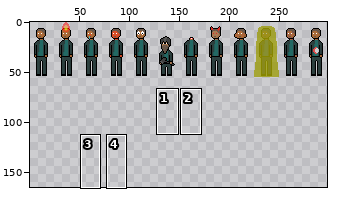
Sprite sheet -- assets/male.png. The first picture is a wide view before the edit; the outline marks the close-up.
Close-up. Before the commit:
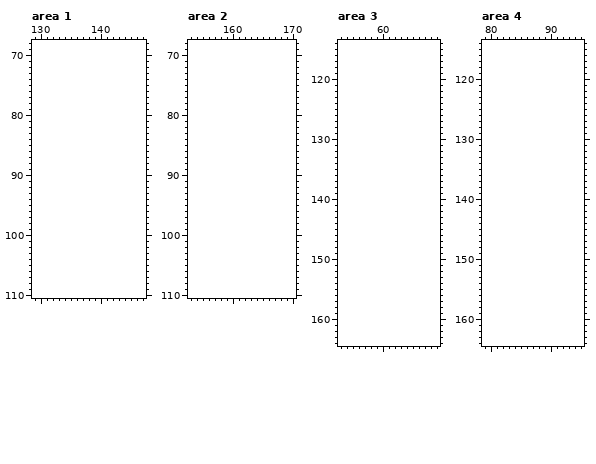
The file is 300x55 pixels. Pixels under 10% opacity are left out. Colours within 5 levels of each other are drawn and written as one. Shown: area 1: x 129..147, y 68..110; area 2: x 153..170, y 68..110; area 3: x 53..69, y 114..164; area 4: x 79..95, y 114..164. The old version is drawn lined up with the new one, on the new canvas. The wide view leaves out empty margins. The commit also changed other parts of the picture, which this record leaves out.
Now the later version:
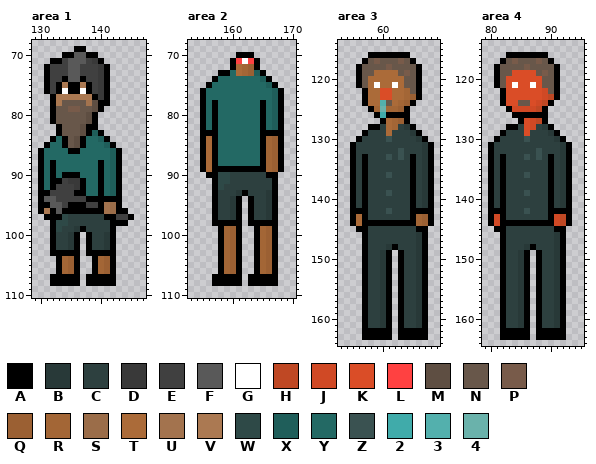
Palette (. is transparent): A #000000  B #283938  C #2d403f  D #393939  E #404040  F #595959  G #ffffff  H #bf4824  J #d04925  K #da4d27  L #ff4141  M #5e4e42  N #68574a  P #785b4a  Q #9b6033  R #a36636  S #9b6d49  T #ab6b39  U #a3734e  V #ab7952  W #2e4947  X #1f5e5a  Y #236964  Z #3a5251  2 #40abaa  3 #53b0ad  4 #6ab2ab
Change:
canvas 300x55 -> 300x165
--- area 1
@@ x 129..147 @@
  68 ...................
- 69 ...................
- 70 ...................
- 71 ...................
- 72 ...................
- 73 ...................
- 74 ...................
- 75 ...................
- 76 ...................
- 77 ...................
- 78 ...................
- 79 ...................
- 80 ...................
- 81 ...................
- 82 ...................
- 83 ...................
- 84 ...................
- 85 ...................
- 86 ...................
- 87 ...................
- 88 ...................
- 89 ...................
- 90 ...................
- 91 ...................
- 92 ...................
- 93 ...................
- 94 ...................
- 95 ...................
- 96 ...................
- 97 ...................
- 98 ...................
- 99 ...................
-100 ...................
-101 ...................
-102 ...................
-103 ...................
-104 ...................
-105 ...................
-106 ...................
-107 ...................
-108 ...................
+ 69 .......AA..........
+ 70 .....AAFFAA........
+ 71 ...AAEFFFEDA.......
+ 72 ..AEEEFFEEEDA......
+ 73 ..AEEEFFEEEDA......
+ 74 ..AEEAFFAEEDA......
+ 75 ..AEAVAAVAEDA......
+ 76 ..AEAGAAGAEDA......
+ 77 ...AVVVVVVADA......
+ 78 ...AVNNNNUMAA......
+ 79 ...ANNPPNNMA.......
+ 80 ...ANNNNNMA........
+ 81 ...ANNNNNMA........
+ 82 ....ANNNMAA........
+ 83 ....ANNNMAXA.......
+ 84 ...AYANMAYYXA......
+ 85 ..AYYANMAYYYXA.....
+ 86 .AYYYYAAYYYYYXA....
+ 87 .AYYYYYYYYYYYXA....
+ 88 .AYAYYYYYYYAYXA....
+ 89 .AYAYYYYYYYAYXA....
+ 90 .AYAYAAAYYYAYXA....
+ 91 .AYAAEDDAYYAYXA....
+ 92 .AYAEEEDAYYAYXA....
+ 93 .AAEEEEAAYYAYXA....
+ 94 .AFFEEEEEAAAAAA....
+ 95 .AAFFEAAAEEAUSA....
+ 96 .AVAFAAAAAAAUSAA...
+ 97 ..AAAWCCCCCCAAEEA..
+ 98 ...AWWCCCCCCCAAA...
+ 99 ...AWCCBACCCCA.....
+100 ...ACCBA.ACCBA.....
+101 ...ACCBA.ACCBA.....
+102 ...ACCBA.ACCBA.....
+103 ...AAAAA.AAAAA.....
+104 ....ARQA..ARQA.....
+105 ....ARQA..ARQA.....
+106 ....ARQA..ARQA.....
+107 ...AAAAA.AAAAA.....
+108 ...AAAAA.AAAAA.....
 109 ...................
--- area 2
@@ x 153..170 @@
  69 ..................
- 70 ..................
- 71 ..................
- 72 ..................
- 73 ..................
- 74 ..................
- 75 ..................
- 76 ..................
- 77 ..................
- 78 ..................
- 79 ..................
- 80 ..................
- 81 ..................
- 82 ..................
- 83 ..................
- 84 ..................
- 85 ..................
- 86 ..................
- 87 ..................
- 88 ..................
- 89 ..................
- 90 ..................
- 91 ..................
- 92 ..................
- 93 ..................
- 94 ..................
- 95 ..................
- 96 ..................
- 97 ..................
- 98 ..................
- 99 ..................
-100 ..................
-101 ..................
-102 ..................
-103 ..................
-104 ..................
-105 ..................
-106 ..................
-107 ..................
-108 ..................
+ 70 ........AAA.......
+ 71 .......ALGLA......
+ 72 .......ATRQA......
+ 73 .....AAYTRQXA.....
+ 74 ....AYYYYYYYXA....
+ 75 ...AYYYYYYYYYXA...
+ 76 ..AYYYYYYYYYYYXA..
+ 77 ..AYYYYYYYYYYYXA..
+ 78 ..AYAYYYYYYYAYXA..
+ 79 ..AYAYYYYYYYAYXA..
+ 80 ..AYAYYYYYYYAYXA..
+ 81 ..AYAYYYYYYYAYXA..
+ 82 ..AYAYYYYYYYAYXA..
+ 83 ..AAAYYYYYYYAAAA..
+ 84 ..ATAYYYYYYYARQA..
+ 85 ..ATAYYYYYYYARQA..
+ 86 ..ATAYYYYYYYARQA..
+ 87 ..ATAYYYYYYYARQA..
+ 88 ..ATAYYYYYYYARQA..
+ 89 ..ATAAAAAAAAARQA..
+ 90 ...AAWWCCCCCCAA...
+ 91 ....AWWCCCCCCCA...
+ 92 ....AWCCCCCCCCA...
+ 93 ....ACCCBACCCBA...
+ 94 ....ACCBA.ACCBA...
+ 95 ....ACCBA.ACCBA...
+ 96 ....ACCBA.ACCBA...
+ 97 ....ACCBA.ACCBA...
+ 98 ....AAAAA.AAAAA...
+ 99 .....ARQA..ARQA...
+100 .....ARQA..ARQA...
+101 .....ARQA..ARQA...
+102 .....ARQA..ARQA...
+103 .....ARQA..ARQA...
+104 .....ARQA..ARQA...
+105 .....ARQA..ARQA...
+106 .....ARQA..ARQA...
+107 ....AAAAA.AAAAA...
+108 ....AAAAA.AAAAA...
 109 ..................
--- area 3
@@ x 53..69 @@
 115 .................
-116 .................
-117 .................
-118 .................
-119 .................
-120 .................
-121 .................
-122 .................
-123 .................
-124 .................
-125 .................
-126 .................
-127 .................
-128 .................
-129 .................
-130 .................
-131 .................
-132 .................
-133 .................
-134 .................
-135 .................
-136 .................
-137 .................
-138 .................
-139 .................
-140 .................
-141 .................
-142 .................
-143 .................
-144 .................
-145 .................
-146 .................
-147 .................
-148 .................
-149 .................
-150 .................
-151 .................
-152 .................
-153 .................
-154 .................
-155 .................
-156 .................
-157 .................
-158 .................
-159 .................
-160 .................
-161 .................
-162 .................
-163 .................
+116 .....AAAAAAA.....
+117 ....ANPNNNPNA....
+118 ...ANNNNPNNNNA...
+119 ...ANNTTTTNPNA...
+120 ...ANTTTTTTNNA...
+121 ...ANTGTTGTNNA...
+122 ....ATTKKTTRNA...
+123 ....ATTKKTTRQA...
+124 ....ATT3NTRQA....
+125 .....AR4RRQA.....
+126 ......A2AAAA.....
+127 .......ATRQA.....
+128 .....AACTRCBA....
+129 ....ACCCTCCCBA...
+130 ...ACCCCZCCCCBA..
+131 ..ACCCCCCCCCCCBA.
+132 ..ACCCCCCCZCCCBA.
+133 ..ACACCCZCZCACBA.
+134 ..ACACCCCCCCACBA.
+135 ..ACACCCCCCCACBA.
+136 ..ACACCCZCCCACBA.
+137 ..ACACCCCCCCACBA.
+138 ..ACACCCCCCCACBA.
+139 ..ACACCCZCCCACBA.
+140 ..ACACCCCCCCACBA.
+141 ..ACACCCCCCCACBA.
+142 ..AAACCCZCCCAAAA.
+143 ..ATACCCCCCCARQA.
+144 ..ATAAAAAAAAARQA.
+145 ...AACCCCCCCCAA..
+146 ....ACCCCCCCCBA..
+147 ....ACCCCCCCCBA..
+148 ....ACCCBACCCBA..
+149 ....ACCBA.ACCBA..
+150 ....ACCBA.ACCBA..
+151 ....ACCBA.ACCBA..
+152 ....ACCBA.ACCBA..
+153 ....ACCBA.ACCBA..
+154 ....ACCBA.ACCBA..
+155 ....ACCBA.ACCBA..
+156 ....ACCBA.ACCBA..
+157 ....ACCBA.ACCBA..
+158 ....ACCBA.ACCBA..
+159 ....ACCBA.ACCBA..
+160 ....ACCBA.ACCBA..
+161 ....ACCBA.ACCBA..
+162 ....AAAAA.AAAAA..
+163 ....AAAAA.AAAAA..
 164 .................
--- area 4
@@ x 79..95 @@
 115 .................
-116 .................
-117 .................
-118 .................
-119 .................
-120 .................
-121 .................
-122 .................
-123 .................
-124 .................
-125 .................
-126 .................
-127 .................
-128 .................
-129 .................
-130 .................
-131 .................
-132 .................
-133 .................
-134 .................
-135 .................
-136 .................
-137 .................
-138 .................
-139 .................
-140 .................
-141 .................
-142 .................
-143 .................
-144 .................
-145 .................
-146 .................
-147 .................
-148 .................
-149 .................
-150 .................
-151 .................
-152 .................
-153 .................
-154 .................
-155 .................
-156 .................
-157 .................
-158 .................
-159 .................
-160 .................
-161 .................
-162 .................
-163 .................
+116 ....AAAAAAA......
+117 ...ANPNNNPNA.....
+118 ..ANNNNPNNNNA....
+119 ..ANNKKKKNPNA....
+120 ..ANKKKKKKNNA....
+121 ..ANKGKKGKNNA....
+122 ...AKKKKKKJNA....
+123 ...AKKKKKKJHA....
+124 ...AKKNNKJHA.....
+125 ....AJJJJHA......
+126 .....AAAAAA......
+127 ......AKJHA......
+128 ....AACKJCBA.....
+129 ...ACCCKCCCBA....
+130 ..ACCCCZCCCCBA...
+131 .ACCCCCCCCCCCBA..
+132 .ACCCCCCCZCCCBA..
+133 .ACACCCZCZCACBA..
+134 .ACACCCCCCCACBA..
+135 .ACACCCCCCCACBA..
+136 .ACACCCZCCCACBA..
+137 .ACACCCCCCCACBA..
+138 .ACACCCCCCCACBA..
+139 .ACACCCZCCCACBA..
+140 .ACACCCCCCCACBA..
+141 .ACACCCCCCCACBA..
+142 .AAACCCZCCCAAAA..
+143 .AJACCCCCCCAJHA..
+144 .AJAAAAAAAAAJHA..
+145 ..AACCCCCCCCAA...
+146 ...ACCCCCCCCBA...
+147 ...ACCCCCCCCBA...
+148 ...ACCCBACCCBA...
+149 ...ACCBA.ACCBA...
+150 ...ACCBA.ACCBA...
+151 ...ACCBA.ACCBA...
+152 ...ACCBA.ACCBA...
+153 ...ACCBA.ACCBA...
+154 ...ACCBA.ACCBA...
+155 ...ACCBA.ACCBA...
+156 ...ACCBA.ACCBA...
+157 ...ACCBA.ACCBA...
+158 ...ACCBA.ACCBA...
+159 ...ACCBA.ACCBA...
+160 ...ACCBA.ACCBA...
+161 ...ACCBA.ACCBA...
+162 ...AAAAA.AAAAA...
+163 ...AAAAA.AAAAA...
 164 .................
Pixel boxes of the changes (left, top, right, bottom) in both close-ups:
added: (38, 46, 134, 286)
added: (200, 52, 284, 286)
added: (350, 52, 434, 340)
added: (488, 52, 572, 340)
